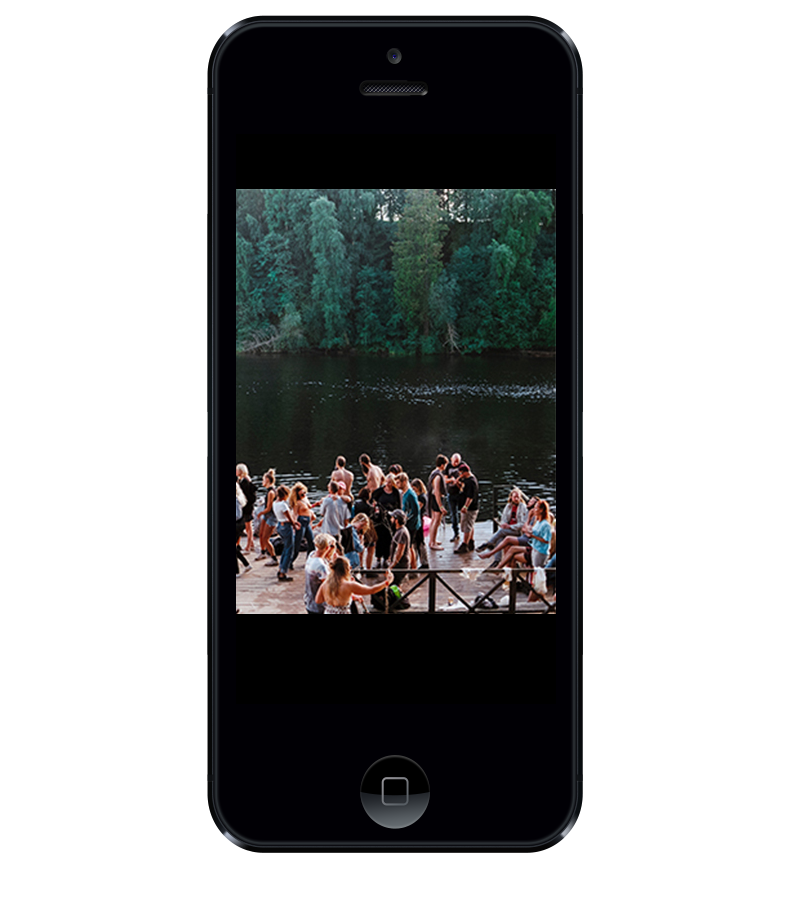
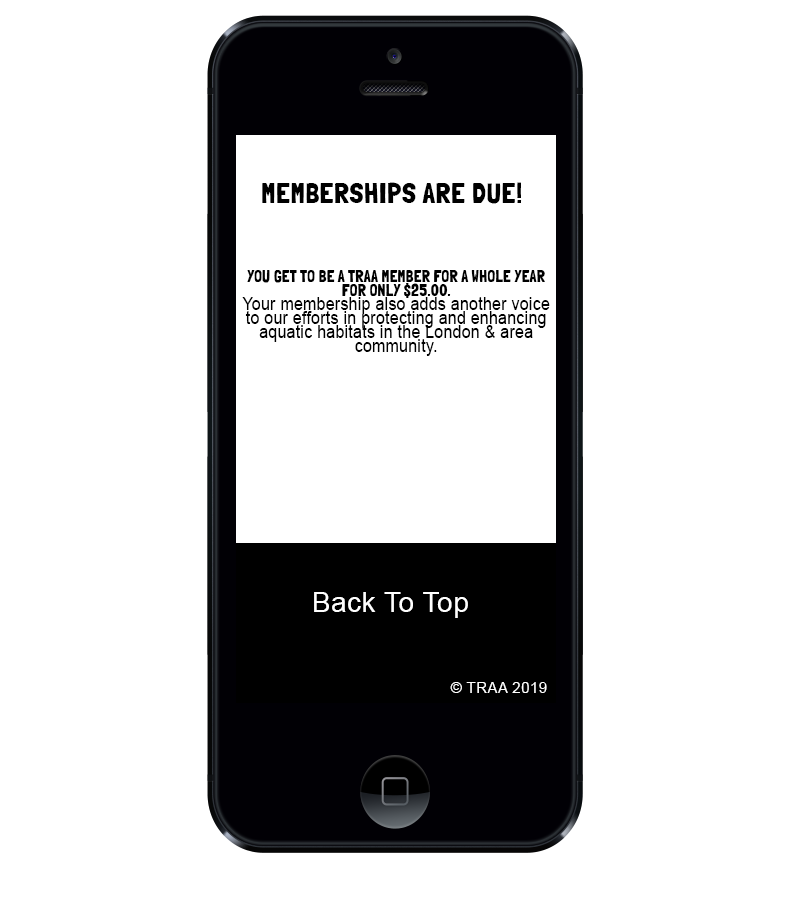
Layered file, before and after one edit (800px x 900px). Changes by layer:
renamed "body2" to "2", hid the group it (2 layers) over <box>236,134,556,704</box>
added group "3" with 2 layers in group "home page" over <box>242,182,550,356</box>
added layer "YOU GET TO BE A TRAA MEMBER FOR A WHOLE YEAR FOR ONLY $25.00." in group "3" over <box>242,270,550,356</box>
added layer "MEMBERSHIPS ARE DUE!" in group "3" over <box>262,182,522,204</box>
added group "footer" with 3 layers in group "home page" over <box>236,543,556,693</box>
added layer "Back To Top" in group "footer" over <box>314,592,468,618</box>
added layer "© TRAA 2019" in group "footer" over <box>450,682,547,693</box>
added layer "footerbck" in group "footer" over <box>236,543,556,693</box>
